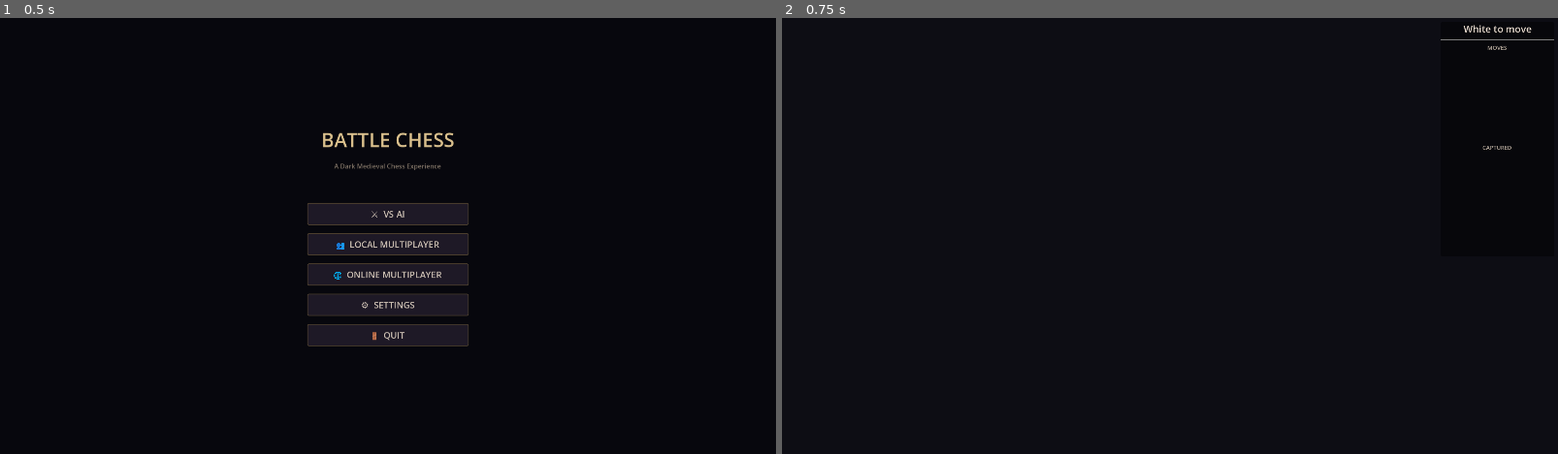
Above: before the commit, frames 1-2 (left to right).
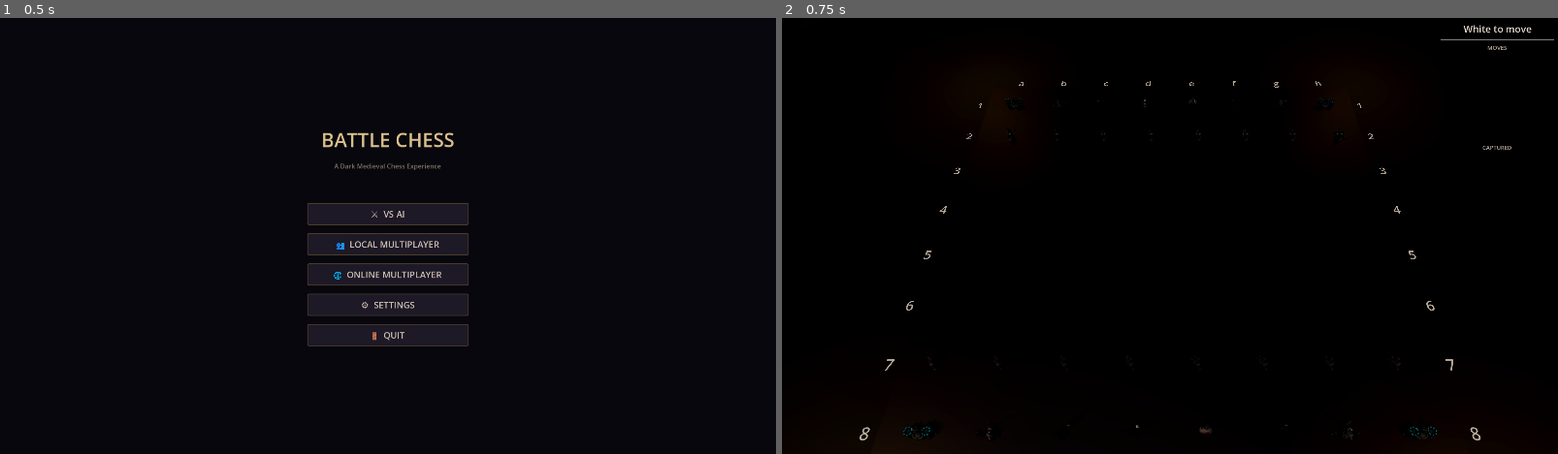
Above: after the commit, the same moments.

Repository: jmmcclure/battlechess
Game: Godot game, scene res://scenes/main.tscn
The game is run twice, just before and just after one commit, with the same random seed, the same clock (stepped at 60 frames per second) and the same inputs.
Inputs:
- Up to frame 1 (0.5 s): no input
- Up to frame 2 (0.75 s): click "⚔ VS AI" at 0.5 s

Frame 1 is identical in both runs. In frame 2, 0.2% of the frame differs, in the area x 10-91%, y 14-97%.
Error before the commit: Parse Error: Cannot find member "TONE_MAP_ACES" in base "Environment". (res://scripts/game_controller.gd:64)
Error after the commit: Invalid assignment of property or key 'theme_override_constants' with value of type 'Dictionary' on a base object of type 'HBoxContainer'. (res://scripts/ui/ga…

Commit message:
Fix Godot 4.6 compatibility: tonemap enum, type inference
- Replace TONE_MAP_ACES with numeric value 3 (renamed in 4.6)
- Fix type inference on get_active_material() return value
- Update features tag to 4.6

Co-authored-by: Copilot <223556219+Copilot@users.noreply.github.com>

Diff:
--- a/project.godot
+++ b/project.godot
@@ -1,6 +1,10 @@
 ; Engine configuration file.
 ; It's best edited using the editor UI and not directly,
-; but it can also be manually edited.
+; since the parameters that go here are not all obvious.
+;
+; Format:
+;   [section] ; section goes between []
+;   param=value ; assign values to parameters
 
 config_version=5
 
@@ -9,7 +13,7 @@
 config/name="Battle Chess"
 config/description="A dark medieval chess game with gruesome animated battle sequences"
 run/main_scene="res://scenes/main.tscn"
-config/features=PackedStringArray("4.4", "Forward Plus")
+config/features=PackedStringArray("4.6", "Forward Plus")
 config/icon="res://icon.svg"
 
 [autoload]
@@ -32,15 +36,16 @@
 
 ui_pause={
 "deadzone": 0.5,
-"events": [Object(InputEventKey,"resource_local_to_scene":fa …(214 unchanged characters)… "location":0,"echo":false,"script":null)]
+"events": [Object(InputEventKey,"resource_local_to_scene":fa …(214 unchanged characters)… "location":0,"echo":false,"script":null)
+]
 }
 skip_battle={
 "deadzone": 0.5,
-"events": [Object(InputEventKey,"resource_local_to_scene":fa …(209 unchanged characters)… "location":0,"echo":false,"script":null)]
+"events": [Object(InputEventKey,"resource_local_to_scene":fa …(209 unchanged characters)… "location":0,"echo":false,"script":null)
+]
 }
 
 [rendering]
 
-renderer/rendering_method="forward_plus"
 anti_aliasing/quality/msaa_3d=2
 environment/defaults/default_clear_color=Color(0.05, 0.05, 0.08, 1)
--- a/scripts/chess/board.gd
+++ b/scripts/chess/board.gd
@@ -274,11 +274,11 @@
 
 	for child in model.get_children():
 		if child is MeshInstance3D:
-			var mat := child.get_active_material(0)
-			if mat is StandardMaterial3D:
-				mat = mat.duplicate()
-				mat.albedo_color = mat.albedo_color.lerp(tint, 0.5)
-				child.material_override = mat
+			var base_mat: Material = child.get_active_material(0)
+			if base_mat is StandardMaterial3D:
+				var std_mat: StandardMaterial3D = base_mat.duplicate() as StandardMaterial3D
+				std_mat.albedo_color = std_mat.albedo_color.lerp(tint, 0.5)
+				child.material_override = std_mat
 
 
 func _create_board_mesh() -> void:
--- a/scripts/game_controller.gd
+++ b/scripts/game_controller.gd
@@ -61,7 +61,7 @@
 	environment.ambient_light_source = Environment.AMBIENT_SOURCE_COLOR
 	environment.ambient_light_color = Color(0.15, 0.12, 0.1)
 	environment.ambient_light_energy = 0.4
-	environment.tonemap_mode = Environment.TONE_MAP_ACES
+	environment.tonemap_mode = 3  # ACES
 	environment.glow_enabled = true
 	environment.glow_intensity = 0.3
 	environment.fog_enabled = true
Not shown, added: assets/models/pieces/bishop.glb.import
Binary file added: assets/models/pieces/bishop_0.png
Not shown, added: assets/models/pieces/bishop_0.png.import
Not shown, added: assets/models/pieces/king.glb.import
Binary file added: assets/models/pieces/king_0.png
Not shown, added: assets/models/pieces/king_0.png.import
Not shown, added: assets/models/pieces/knight.glb.import
Binary file added: assets/models/pieces/knight_0.png
Not shown, added: assets/models/pieces/knight_0.png.import
Not shown, added: assets/models/pieces/pawn.glb.import
Binary file added: assets/models/pieces/pawn_0.png
Not shown, added: assets/models/pieces/pawn_0.png.import
(and 34 more such lines)
